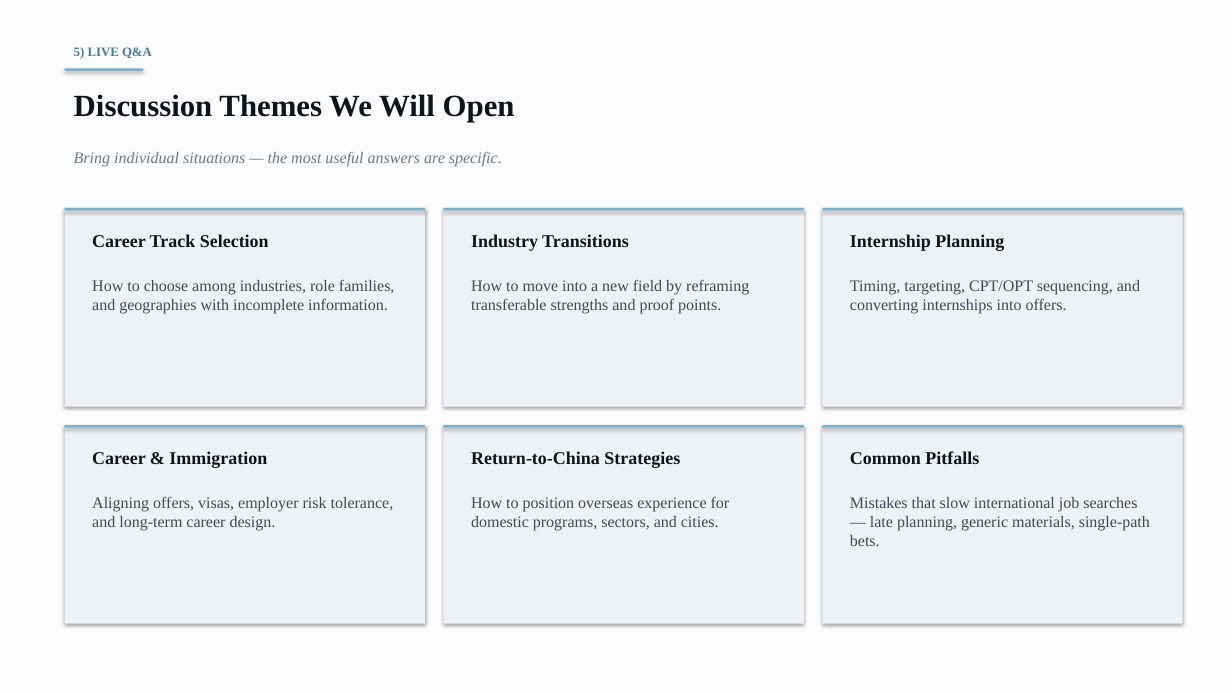
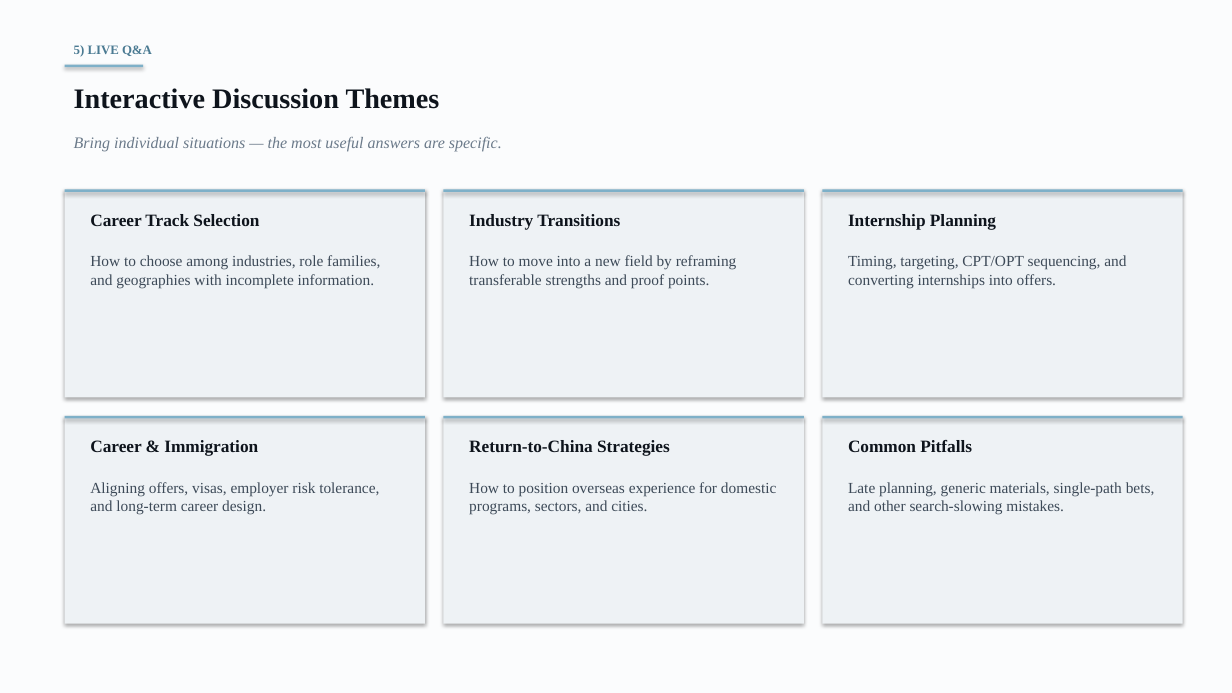
Before and after one commit to anthonyleedu/anthonyleedu, a slide deck: slide 16 of Heliospace_Company_And_Product_Overview.pptx (slide 26 before the commit). Drawn at 1232x693 pixels with LibreOffice and Linux fonts; fonts in the diff are those of the drawing. Boxes give left, top, right and bottom in pixels: in the first picture for what was removed or moved away, otherwise in the second. Text is boxed around its words. In the diff, an @@ line names an element or a change of style, - is before the commit and + after.

```diff
--- a/Heliospace_Company_And_Product_Overview.pptx
+++ b/Heliospace_Company_And_Product_Overview.pptx
@@ rectangle: place and size @@
-rectangle at [65, 68, 143, 71]
+rectangle at [65, 65, 143, 67]
@@ text at [74, 88, 440, 109]: text changed; size 24 to 22 pt @@
-Discussion Themes We Will Open
+Interactive Discussion Themes
@@ text "Bring individual situations — the ...": place and size @@
-text "Bring individual situations — the ..." at [74, 152, 502, 167]
+text "Bring individual situations — the ..." at [74, 137, 502, 152]
@@ rectangle: place and size @@
-rectangle at [65, 208, 425, 407]
+rectangle at [65, 189, 425, 397]
@@ text "Career Track Selection": place and size @@
-text "Career Track Selection" at [92, 234, 269, 247]
+text "Career Track Selection" at [90, 214, 259, 226]
@@ rectangle: place and size @@
-rectangle at [444, 208, 804, 407]
+rectangle at [444, 189, 804, 397]
@@ 3 rectangles, 2 texts: place and size @@
-3 rectangles, 2 texts at [65, 208, 1183, 251]
+3 rectangles, 2 texts at [65, 189, 1183, 230]
@@ rectangle: place and size @@
-rectangle at [823, 208, 1183, 407]
+rectangle at [823, 189, 1183, 397]
@@ size 14 to 13.5 pt in 6 elements at [90, 440, 258, 456], [469, 440, 670, 456], [848, 440, 972, 452], [90, 214, 259, 226], [469, 214, 620, 230], [848, 214, 996, 230] @@
@@ text "How to choose among industries, ...": place and size @@
-text "How to choose among industries, ..." at [92, 279, 395, 314]
+text "How to choose among industries, ..." at [90, 255, 380, 288]
@@ text "How to move into a ...": place and size @@
-text "How to move into a ..." at [471, 279, 749, 314]
+text "How to move into a ..." at [469, 255, 737, 288]
@@ size 12.5 to 12 pt in 5 elements at [90, 482, 379, 515], [469, 482, 776, 515], [90, 255, 380, 288], [469, 255, 737, 288], [848, 255, 1126, 288] @@
@@ text "Timing, targeting, CPT/OPT sequencing, and ...": place and size @@
-text "Timing, targeting, CPT/OPT sequencing, and ..." at [850, 280, 1140, 314]
+text "Timing, targeting, CPT/OPT sequencing, and ..." at [848, 255, 1126, 288]
@@ rectangle: place and size @@
-rectangle at [65, 425, 425, 624]
+rectangle at [65, 416, 425, 624]
@@ rectangle: place and size @@
-rectangle at [444, 425, 804, 624]
+rectangle at [444, 416, 804, 624]
@@ 3 rectangles, 2 texts: place and size @@
-3 rectangles, 2 texts at [65, 425, 1183, 468]
+3 rectangles, 2 texts at [65, 416, 1183, 456]
@@ rectangle: place and size @@
-rectangle at [823, 425, 1183, 624]
+rectangle at [823, 416, 1183, 624]
@@ text "Career & Immigration": place and size @@
-text "Career & Immigration" at [92, 451, 267, 468]
+text "Career & Immigration" at [90, 440, 258, 456]
@@ text "Aligning offers, visas, employer risk ...": place and size @@
-text "Aligning offers, visas, employer risk ..." at [92, 496, 394, 531]
+text "Aligning offers, visas, employer risk ..." at [90, 482, 379, 515]
@@ text "How to position overseas experience ...": place and size @@
-text "How to position overseas experience ..." at [471, 496, 730, 531]
+text "How to position overseas experience ..." at [469, 482, 776, 515]
@@ text at [848, 482, 1155, 515]: text changed; size 12.5 to 12 pt @@
-Mistakes that slow international job searches — late planning, generic materials, single-path bets.
+Late planning, generic materials, single-path bets, and other search-slowing mistakes.
```
Also in this commit, not shown: 12 other slides changed, 7 slides added, 15 slides removed.
